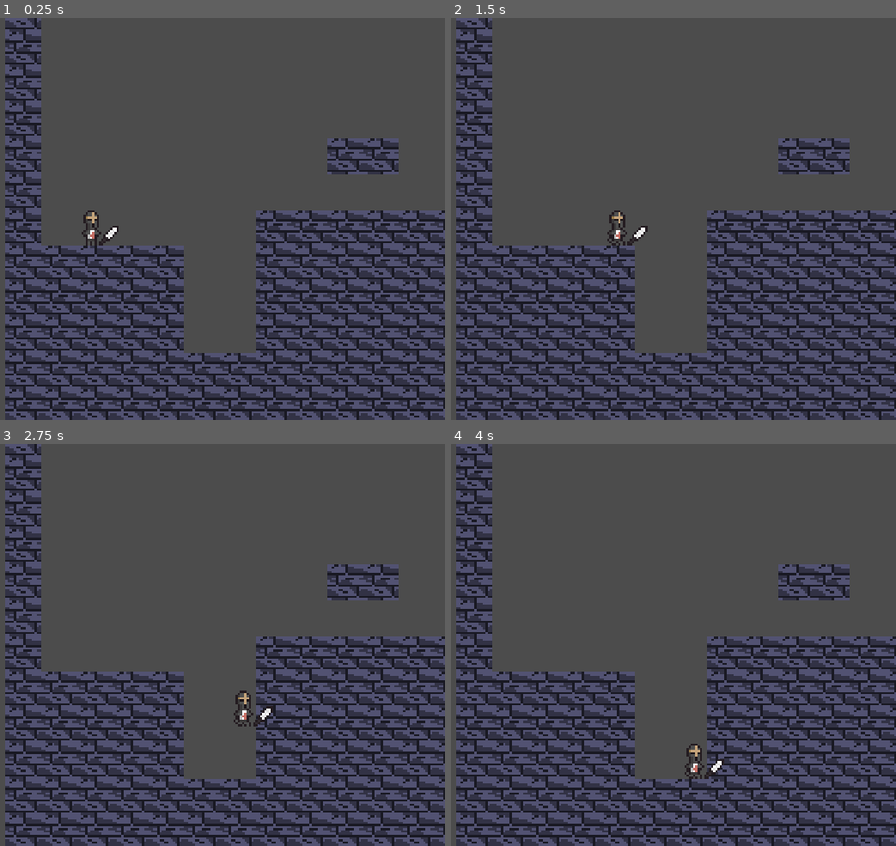
Above: before the commit, frames 1-4 (two rows, left to right).
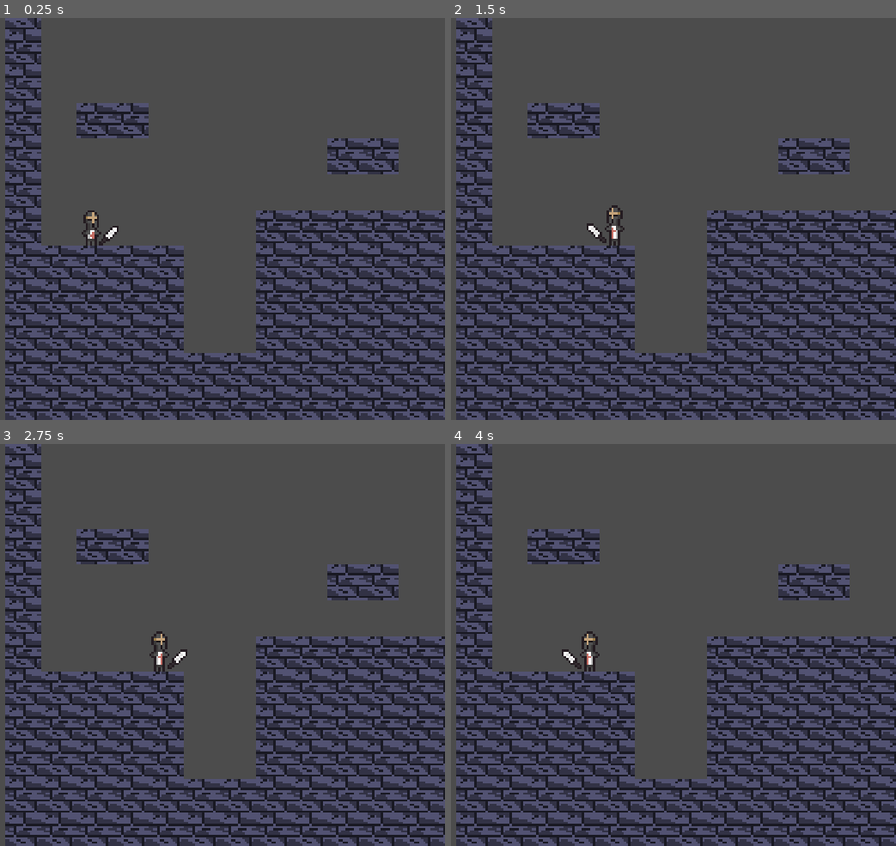
Above: after the commit, the same moments.

Repository: Parm345/Godot-Fun
Game: Godot game, scene res://Scenes/Main.tscn
The game is run twice, just before and just after one commit, with the same random seed, the same clock (stepped at 60 frames per second) and the same inputs.
Inputs:
- Up to frame 1 (0.25 s): no input
- Up to frame 2 (1.5 s): tap Enter at 0.5 s; hold Right (ui_right) 0.53-1.28 s; hold Left (ui_left) from 1.28 s (still down)
- Up to frame 3 (2.75 s): release Left (ui_left) at 2.03 s; hold Right (ui_right) from 2.03 s (still down)
- Up to frame 4 (4 s): release Right (ui_right) at 2.78 s; hold Up (ui_up) 2.78-3.53 s; hold Left (ui_left) from 3.53 s (still down)

The runs differ from the first frame. In frame 1, 1.4% of the frame differs, in the area x 17-34%, y 21-30%; in frame 2, 1.9%; in frame 3, 2.0%, in the area x 17-62%, y 21-71%; in frame 4, 2.0%.

Commit message:
Removed all known bugs with falling
- improve quality of actual jumping and then move onto AI

Diff:
--- a/Finite State Machine Testing/Scenes/Main.tscn
+++ b/Finite State Machine Testing/Scenes/Main.tscn
@@ -36,7 +36,7 @@
 tile_set = SubResource( 1 )
 cell_size = Vector2( 16, 16 )
 format = 1
-tile_data = PoolIntArray( 65536, 0, 0, 65557, 0, 0, 131072,  …(82 unchanged characters)… , 0, 0, 327701, 0, 0, 393216, 0, 0, 393237, 0, 0, 458752, 0, 0, 458761, 0, 0, 45 …(2674 unchanged characters)…
+tile_data = PoolIntArray( 65536, 0, 0, 65557, 0, 0, 131072,  …(82 unchanged characters)… , 0, 0, 327701, 0, 0, 393216, 0, 0, 393218, 0, 0, 393219, 0, 0, 393237, 0, 0, 458752, 0, 0, 458761, 0, 0, 45 …(2674 unchanged characters)…
 
 [node name="Player" parent="." instance=ExtResource( 2 )]
 position = Vector2( 43, 148 )
--- a/Finite State Machine Testing/Scenes/Player.tscn
+++ b/Finite State Machine Testing/Scenes/Player.tscn
@@ -63,7 +63,7 @@
 [node name="AnimatedSprite" type="AnimatedSprite" parent="."]
 frames = SubResource( 4 )
 animation = "idle"
-frame = 6
+frame = 5
 playing = true
 
 [node name="FSM Controller" type="Node2D" parent="."]
--- a/Finite State Machine Testing/Scripts/Player.gd
+++ b/Finite State Machine Testing/Scripts/Player.gd
@@ -15,6 +15,9 @@
 var velocity = Vector2()
 var collision:KinematicCollision2D setget , getCollision
 
+const LEFT = Vector2(-1, 0)
+const RIGHT = Vector2(1, 0)
+const UP = Vector2(0, -1)
 const MAX_SPEED = 1
 const GRAVITY = 5
 const HORZ_ACC = 1
@@ -77,7 +80,9 @@
 
 func isOnGround():
 	if collision == null:
-#		print("yo")
 		return false
-#	print(collision.position, " ", position, " ", $Position2D.global_position)
-	return int(collision.position.y) == int($Bottom.global_position.y)
+
+	if $"FSM Controller".curState == $"FSM Controller/fall":
+		return collision.get_normal() != -UP and (collision.normal != RIGHT and collision.normal != LEFT)
+
+	return collision.get_normal() != -UP
--- a/Finite State Machine Testing/Scripts/fall.gd
+++ b/Finite State Machine Testing/Scripts/fall.gd
@@ -4,6 +4,9 @@
 # Declare member variables here. Examples:
 # var a = 2
 # var b = "text"
+const LEFT = Vector2(-1, 0)
+const RIGHT = Vector2(1, 0)
+
 var gravity
 var maxFall
 var collisionInfo: KinematicCollision2D
@@ -31,10 +34,12 @@
 		allowRight = true
 	else:
 		parent.velocity.x = 0
-		if collisionInfo.position.x > parent.position.x:
+		if collisionInfo.get_normal() == LEFT:
 			allowRight = false
-		elif collisionInfo.position.x < parent.position.y:
+			print("no")
+		elif collisionInfo.get_normal() == RIGHT:
 			allowLeft = false
+			print("no 2")
 
 	if Input.is_action_pressed("ui_left") && allowLeft:
 			parent.velocity.x -= parent.HORZ_ACC
